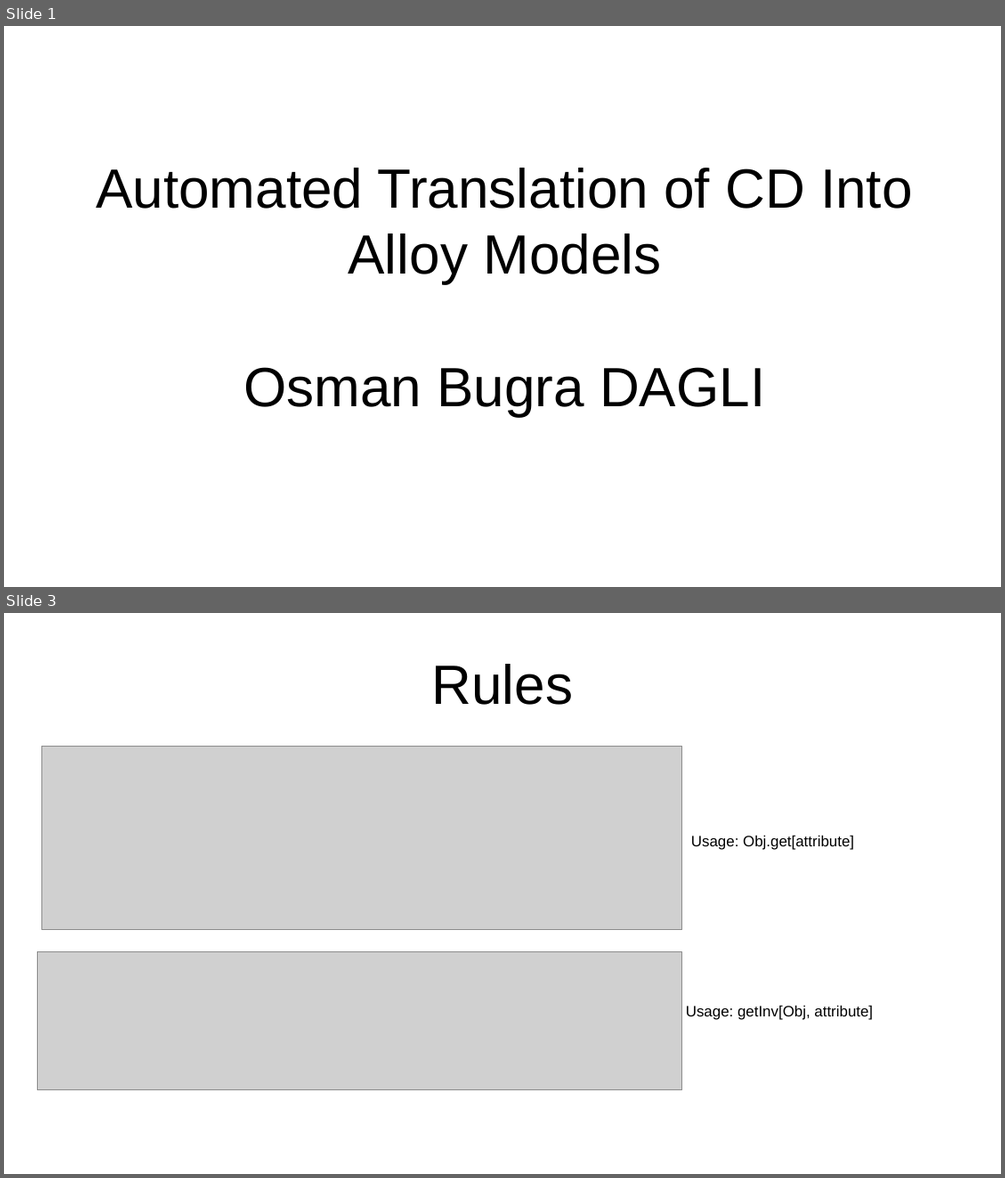
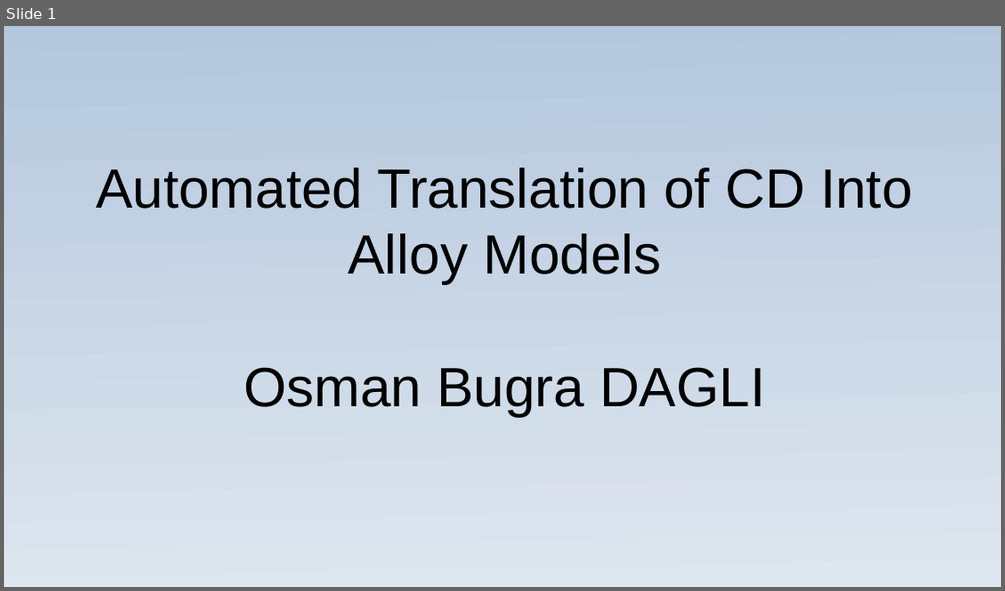
Before and after one commit to osmandagli/cd2alloy, a slide deck: slide/slide.odp. Shown one above the other, each under a label of ours: slides 1 and 3 before the commit, slide 1 after it; the slides between them are not shown. The pictures are 1005x1178 and 1005x591 pixels, drawn with LibreOffice and Linux fonts; fonts in the diff are those of the drawing; grey boxes stand for pictures. Boxes give left, top, right and bottom in pixels: in the first picture for what was removed or moved away, otherwise in the second. Text is boxed around its words. In the diff, an @@ line names an element or a change of style, - is before the commit and + after.

```diff
--- a/slide/slide.odp
+++ b/slide/slide.odp
@@ slide 3 removed at [4, 613, 1001, 1174], background #FFFFFF @@
@@ title removed at [431, 664, 573, 705] @@
-Rules
@@ picture removed at [42, 747, 682, 930] @@
@@ text removed at [691, 835, 854, 850] @@
-Usage: Obj.get[attribute]
@@ picture removed at [38, 952, 682, 1090] @@
@@ text removed at [686, 1005, 873, 1020] @@
-Usage: getInv[Obj, attribute]
@@ slide 1 changed as well @@
@@ background #FFFFFF to gradient #B4C7DC to #DEE6EF @@
```
Also in this commit, not shown: 7 slides added, 4 other slides removed, 12 other files.
